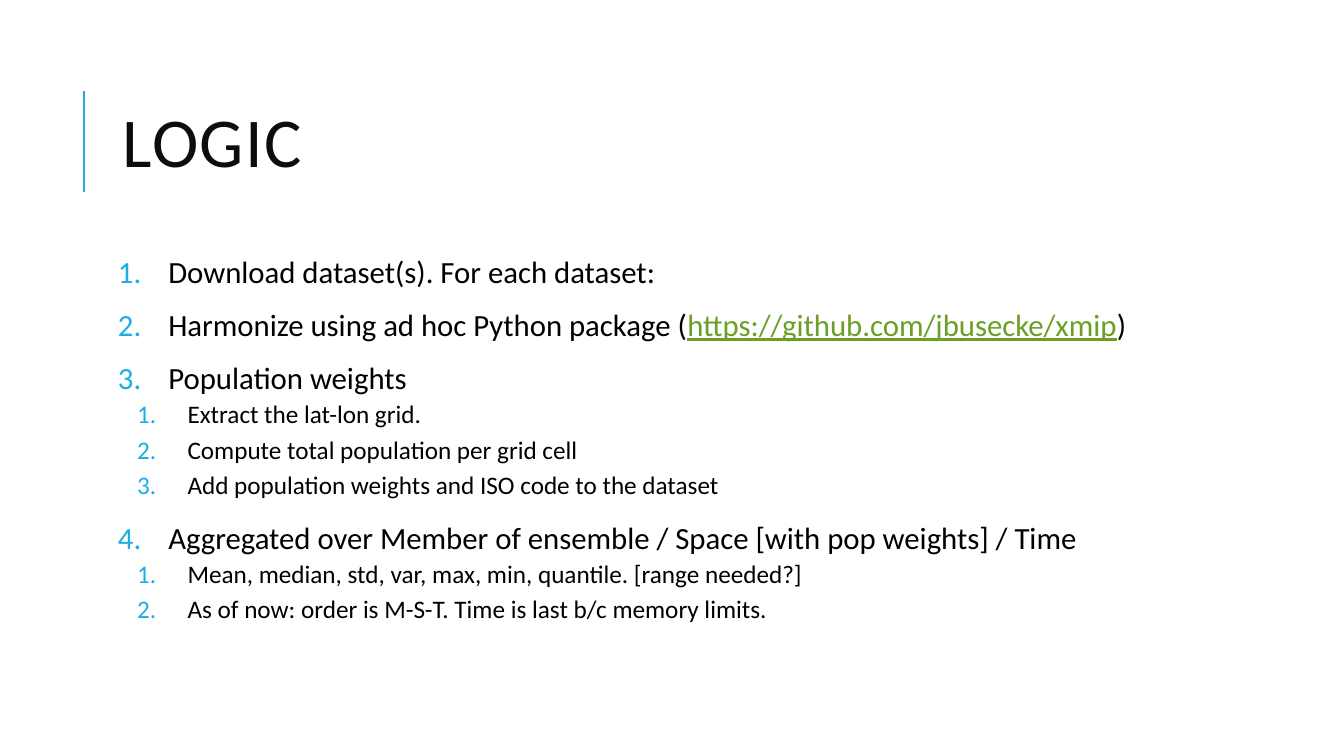
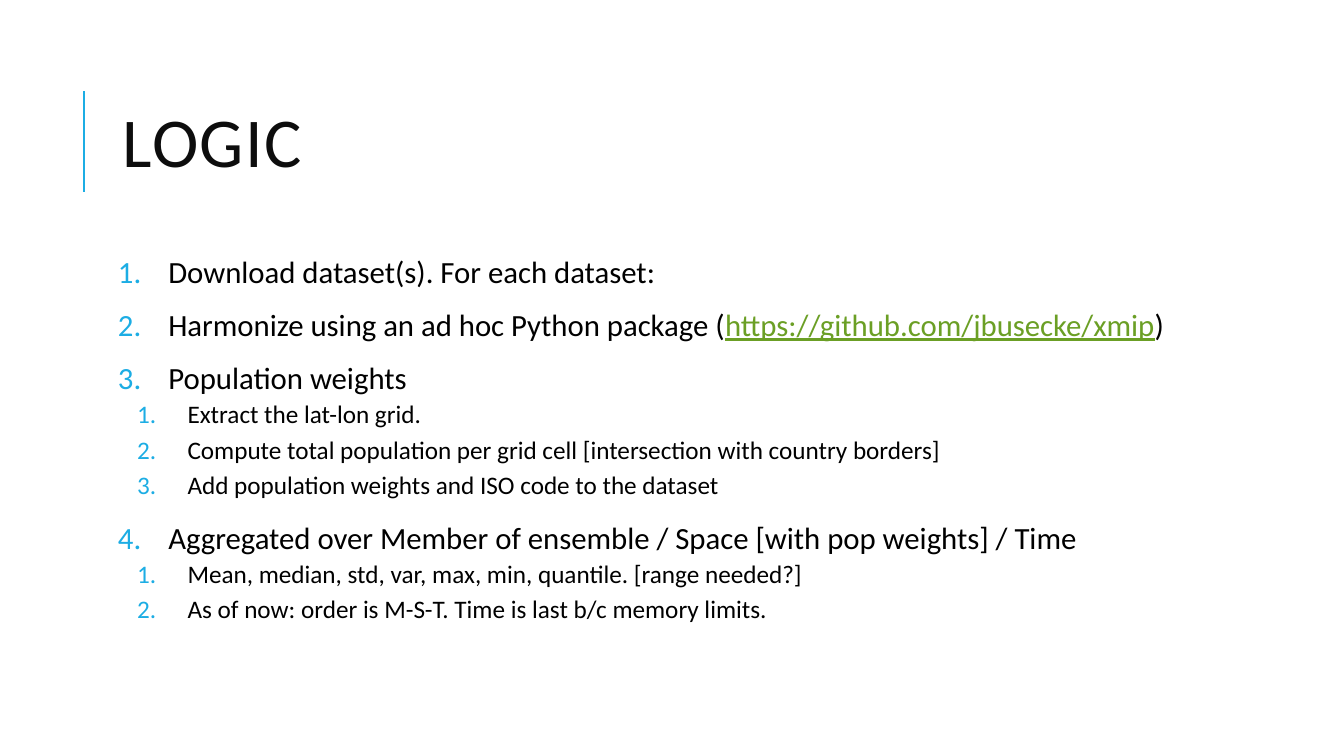
Before and after one commit to francescogranella/downscaling, a slide deck: slide 4 of presentations/06-09-2022.pptx. Drawn at 1344x756 pixels with LibreOffice and Linux fonts; fonts in the diff are those of the drawing. Boxes give left, top, right and bottom in pixels: in the first picture for what was removed or moved away, otherwise in the second. Text is boxed around its words. In the diff, an @@ line names an element or a change of style, - is before the commit and + after.

```diff
--- a/presentations/06-09-2022.pptx
+++ b/presentations/06-09-2022.pptx
@@ text at <box>168,313,1164,342</box>: text changed @@
-2. Harmonize using ad hoc Python package (https://github.com/jbusecke/xmip)
+2. Harmonize using an ad hoc Python package (https://github.com/jbusecke/xmip)
@@ text at <box>188,440,940,464</box>: text changed @@
-  2. Compute total population per grid cell
+  2. Compute total population per grid cell [intersection with country borders]
```
Also in this commit, not shown: 1 other slide changed.
